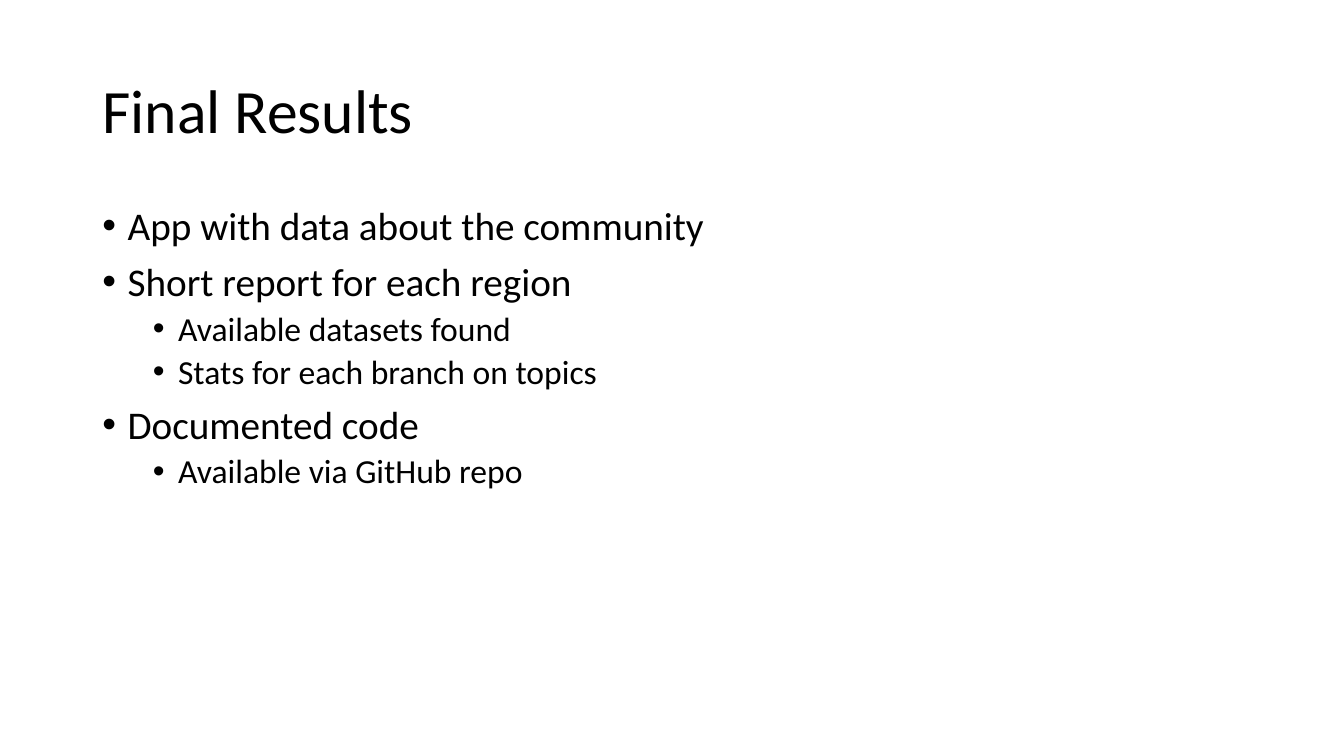
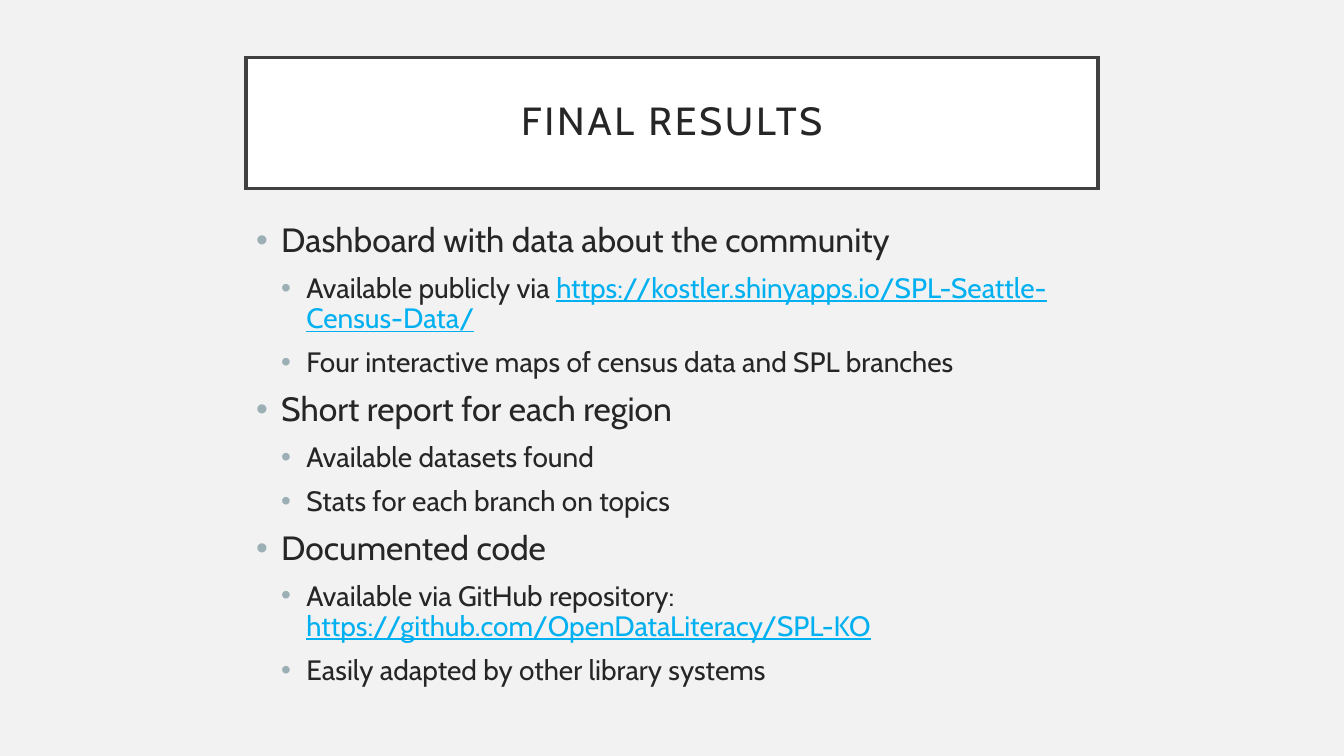
Before and after one commit to OpenDataLiteracy/SPL-KO, a slide deck: slide 11 of ODL_showcasepres.pptx (slide 13 before the commit). Drawn at 1344x756 pixels with LibreOffice and Linux fonts; fonts in the diff are those of the drawing. Boxes give left, top, right and bottom in pixels: in the first picture for what was removed or moved away, otherwise in the second. Text is boxed around its words. In the diff, an @@ line names an element or a change of style, - is before the commit and + after.

```diff
--- a/ODL_showcasepres.pptx
+++ b/ODL_showcasepres.pptx
@@ background #FFFFFF to #F2F2F2 @@
@@ title "FINAL RESULTS": place and size @@
-title "FINAL RESULTS" at [102,90,413,134]
+title "FINAL RESULTS" at [246,57,1098,189]
@@ title "FINAL RESULTS" at [246,57,1098,189]: fill none to #FFFFFF; outline none to #404040 2.5 pt @@
@@ title at [521,107,822,136]: text changed; size 44 to 28 pt; font Calibri to Cabin; text colour #000000 to #262626 @@
-Final Results
+FINAL RESULTS
@@ text "Dashboard with data about the ...": place and size @@
-text "Dashboard with data about the ..." at [128,212,703,489]
+text "Dashboard with data about the ..." at [281,226,1046,686]
@@ text at [281,226,1046,379]: text changed; size 28 to 20 pt; font Calibri to Cabin; text colour #000000 to #262626 @@
-• App with data about the community
+• Dashboard with data about the community
+  • Available publicly via https://kostler.shinyapps.io/SPL-Seattle-Census-Data/
+  • Four interactive maps of census data and SPL branches
@@ text at [281,395,672,561]: size 28 to 24 pt in "Short report for each region", "Documented code"; font Calibri to Cabin, text colour #000000 to #262626 in "Short report for each region", "Available datasets found", "Stats for each branch on topics", "Documented code"; size 24 to 20 pt in "Available datasets found", "Stats for each branch on topics"; indent changed; more space between paragraphs @@
@@ text at [306,585,870,686]: text changed; size 24 to 20 pt; font Calibri to Cabin; text colour #000000 to #262626 @@
-  • Available via GitHub repo
+  • Available via GitHub repository: https://github.com/OpenDataLiteracy/SPL-KO
+  • Easily adapted by other library systems
```
Also in this commit, not shown: 10 other slides changed, 4 slides added, 4 slides removed.
